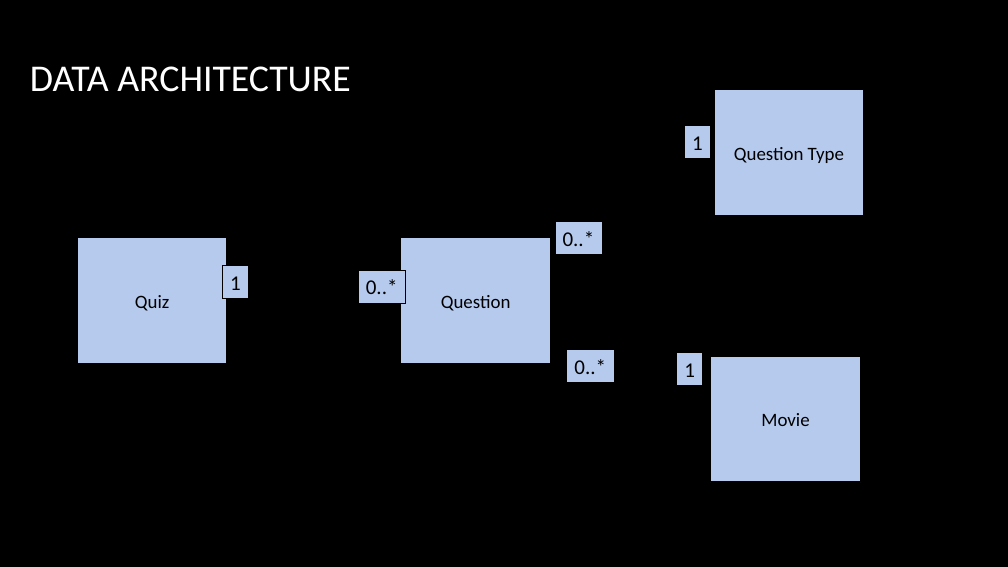
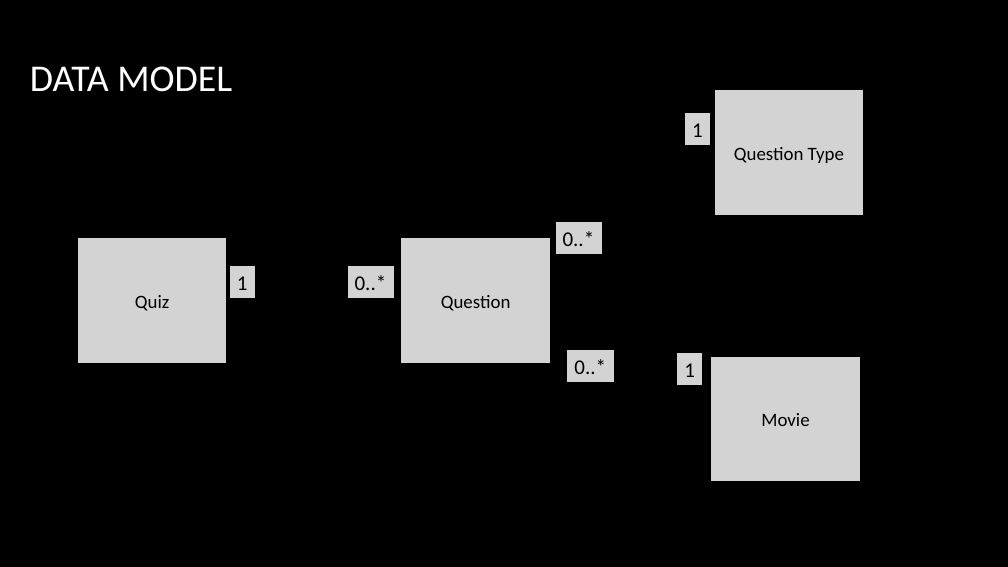
Before and after one commit to AregShahbazian/ProjectTeamZ, a slide deck: slide 6 of docs/final product.pptx (slide 5 before the commit). Drawn at 1008x567 pixels with LibreOffice and Linux fonts; fonts in the diff are those of the drawing; background and template pictures are left out. Boxes give left, top, right and bottom in pixels: in the first picture for what was removed or moved away, otherwise in the second. Text is boxed around its words. In the diff, an @@ line names an element or a change of style, - is before the commit and + after.

```diff
--- a/docs/final product.pptx
+++ b/docs/final product.pptx
@@ title at (x1=30, y1=66, x2=232, y2=92): text changed @@
-DATA ARCHITECTURE
+DATA MODEL
@@ fill #B5CAED to #D3D3D3 in 10 elements at (x1=77, y1=237, x2=228, y2=364), (x1=711, y1=356, x2=861, y2=482), (x1=714, y1=89, x2=864, y2=216), (x1=401, y1=237, x2=551, y2=364), (x1=677, y1=352, x2=702, y2=386), (x1=555, y1=222, x2=602, y2=255), (x1=567, y1=349, x2=614, y2=383), (x1=230, y1=265, x2=256, y2=299), (x1=347, y1=265, x2=394, y2=299), (x1=685, y1=113, x2=711, y2=146) @@
@@ rectangle "1" moved from (x1=685, y1=126, x2=711, y2=160) to (x1=685, y1=113, x2=711, y2=146) @@
@@ rectangle "1" moved from (x1=223, y1=265, x2=249, y2=299) to (x1=230, y1=265, x2=256, y2=299) @@
@@ rectangle "0..*" moved from (x1=358, y1=270, x2=405, y2=303) to (x1=347, y1=265, x2=394, y2=299) @@
```
Also in this commit, not shown: 3 other slides changed, 1 slide added, 1 slide removed, 1 other file.
